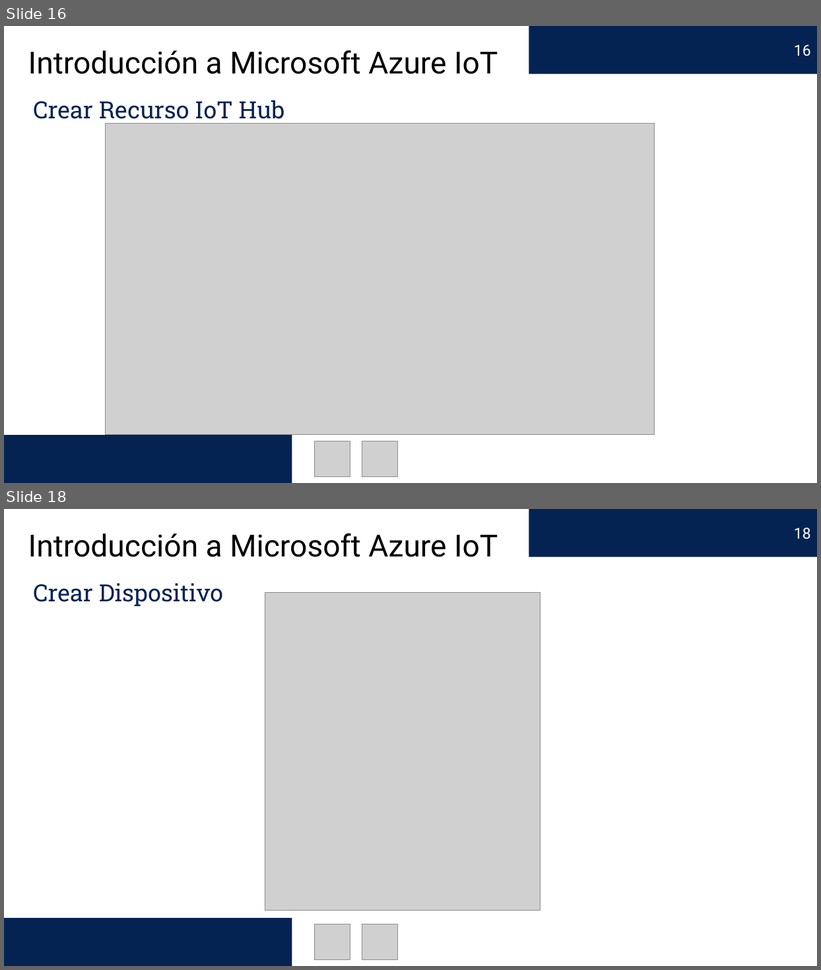
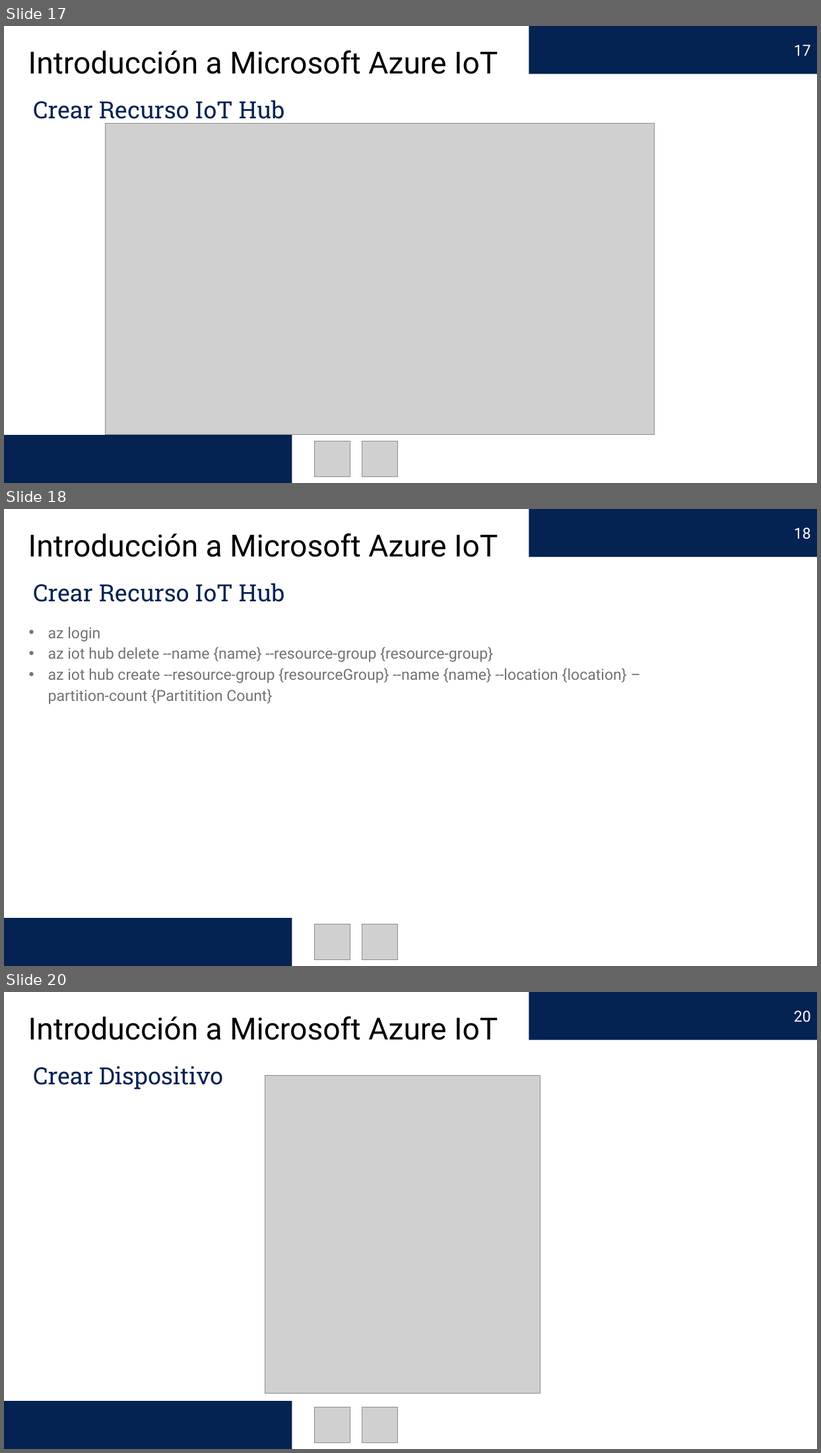
Before and after one commit to edercarmona/AzureIoT, a slide deck: Introducción a Microsoft Azure IoT.pptx. Shown one above the other, each under a label of ours: slides 16 and 18 before the commit, slides 17, 18 and 20 after it; the slides between them are not shown. The pictures are 821x970 and 821x1453 pixels, drawn with LibreOffice and Linux fonts; fonts in the diff are those of the drawing; grey boxes stand for pictures. Boxes give left, top, right and bottom in pixels: in the first picture for what was removed or moved away, otherwise in the second. Text is boxed around its words. In the diff, an @@ line names an element or a change of style, - is before the commit and + after.

```diff
--- a/Introducción a Microsoft Azure IoT.pptx
+++ b/Introducción a Microsoft Azure IoT.pptx
@@ slide 18 added at (4,509,817,966), background #FFFFFF @@
@@ page number added at (529,509,817,557), fill #042252, 18 pt, text #FFFFFF @@
+18
@@ text added at (28,533,498,557), 36 pt, text #000000 @@
+Introducción a Microsoft Azure IoT
@@ text added at (33,583,285,602), 28 pt, text #042252 @@
+Crear Recurso IoT Hub
@@ text added at (48,626,627,704), 18 pt, text #737373 @@
+• az login
+• az iot hub delete --name {name} --resource-group {resource-group}
+• az iot hub create --resource-group {resourceGroup} --name {name} --location {location} –partition-count {Partitition Count}
@@ rectangle added at (4,918,292,966), fill #042252 @@
@@ picture added at (314,924,350,960) @@
@@ picture added at (362,924,398,960) @@
@@ what was slide 16 is now slide 17 @@
@@ page number at (794,44,811,56): text changed @@
-16
+17
@@ what was slide 18 is now slide 20 @@
@@ page number at (794,1010,811,1022): text changed @@
-18
+20
```
Also in this commit, not shown: 1 slide changed, 2 other slides added, 7 other files.
